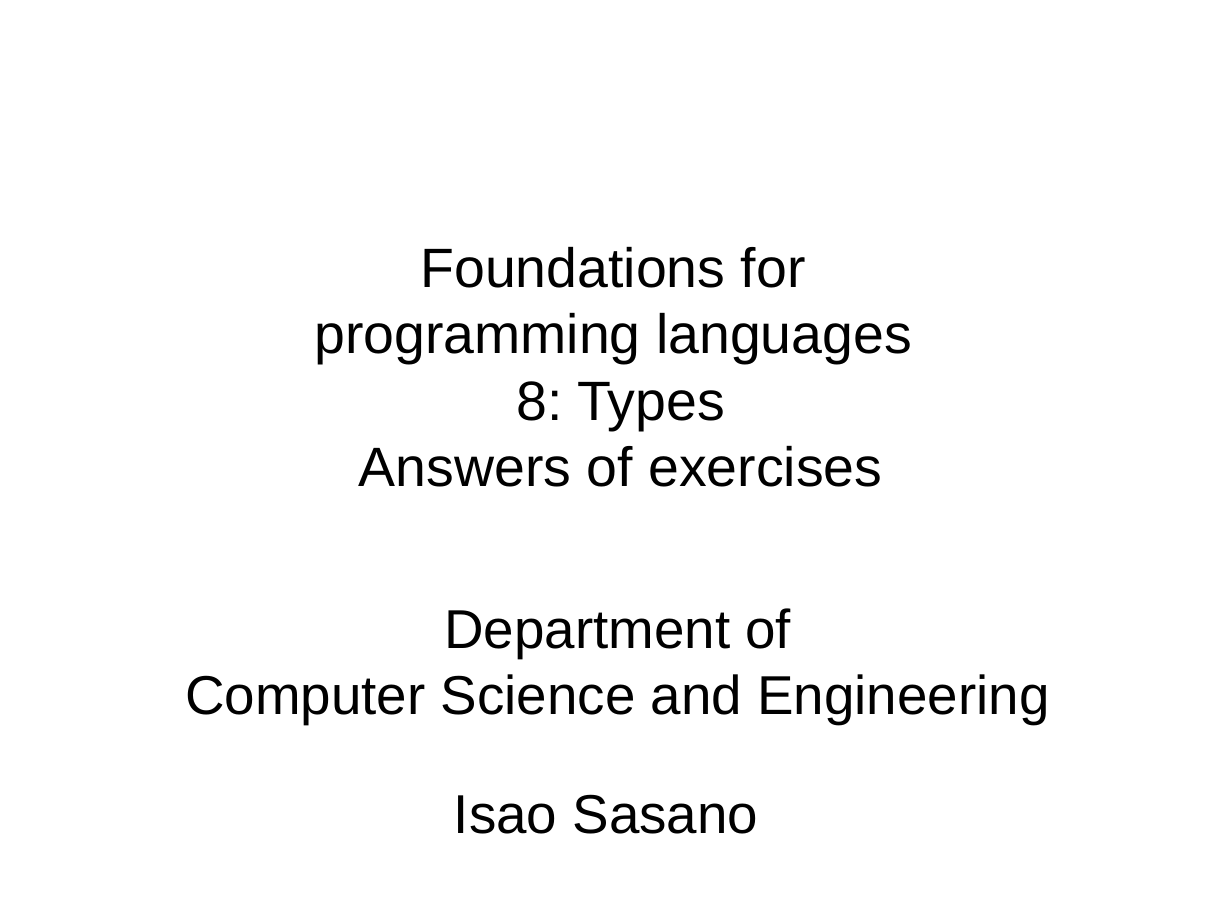
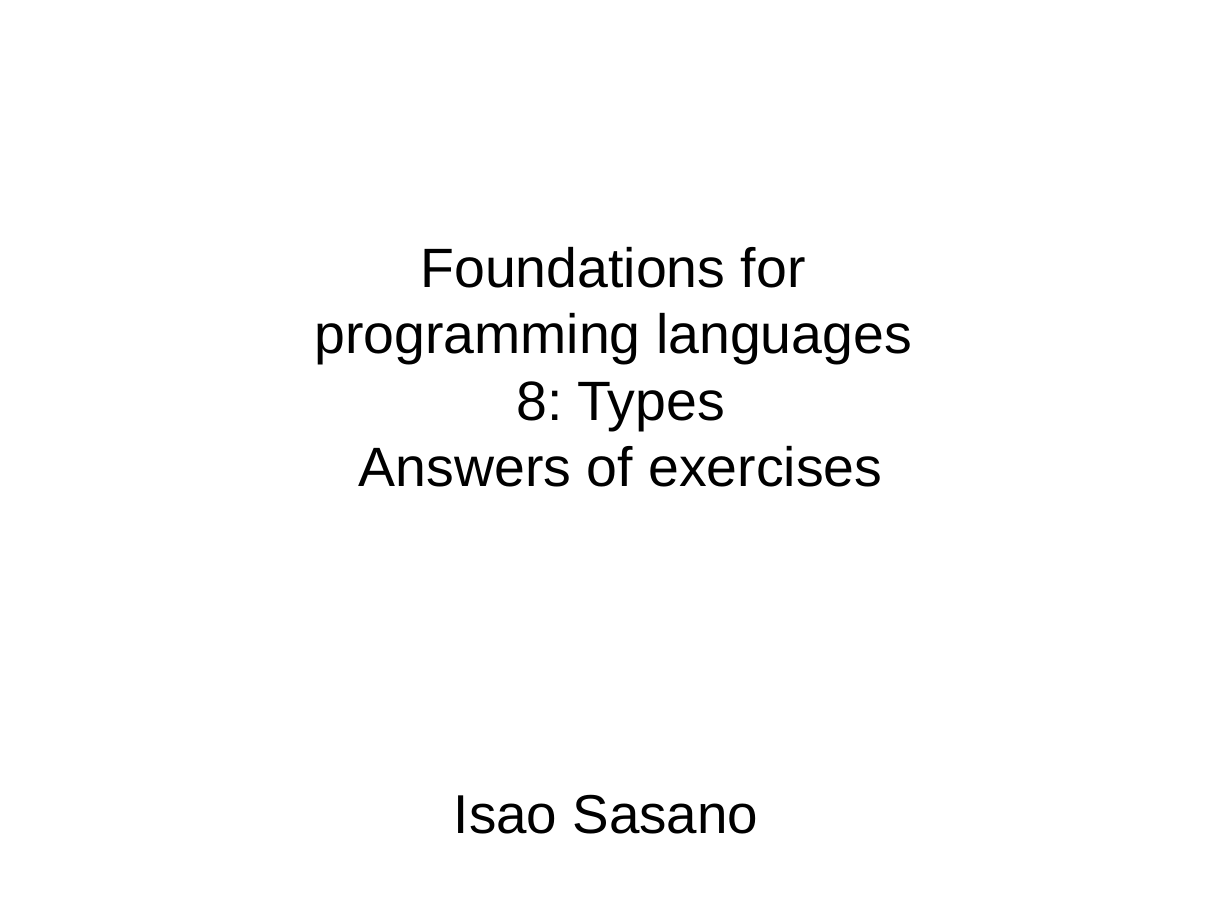
Before and after one commit to www-sasanolab/www-sasanolab.github.io, a slide deck: slide 1 of ~sasano/lecture/fpl/26/fpl8ans.pptx. Drawn at 1232x924 pixels with LibreOffice and Linux fonts; fonts in the diff are those of the drawing. Boxes give left, top, right and bottom in pixels: in the first picture for what was removed or moved away, otherwise in the second. Text is boxed around its words. In the diff, an @@ line names an element or a change of style, - is before the commit and + after.

```diff
--- a/~sasano/lecture/fpl/26/fpl8ans.pptx
+++ b/~sasano/lecture/fpl/26/fpl8ans.pptx
@@ text removed at (185, 608, 1049, 724) @@
-Department of
-Computer Science and Engineering
```
Also in this commit, not shown: 34 other files.
